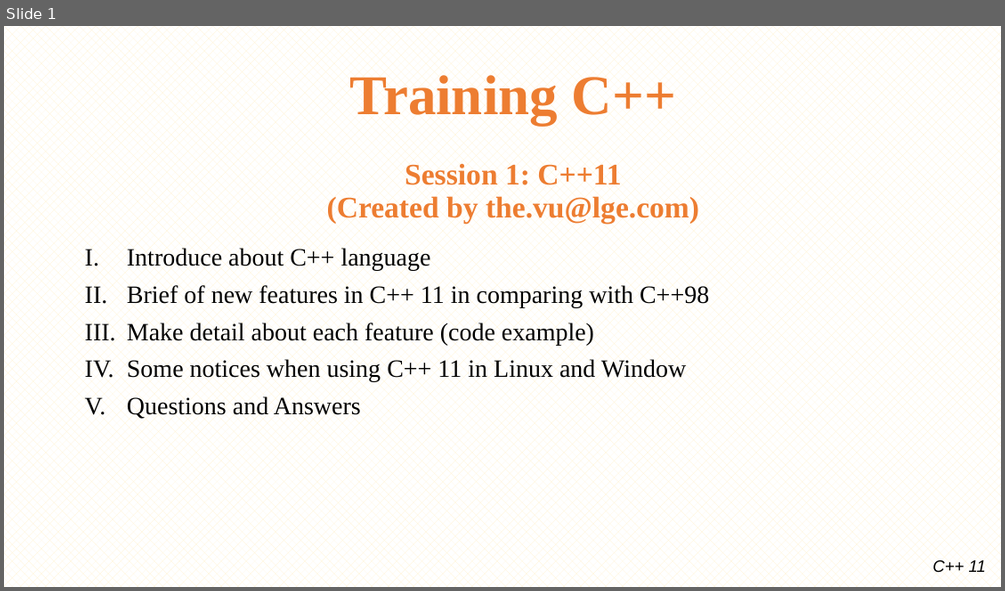
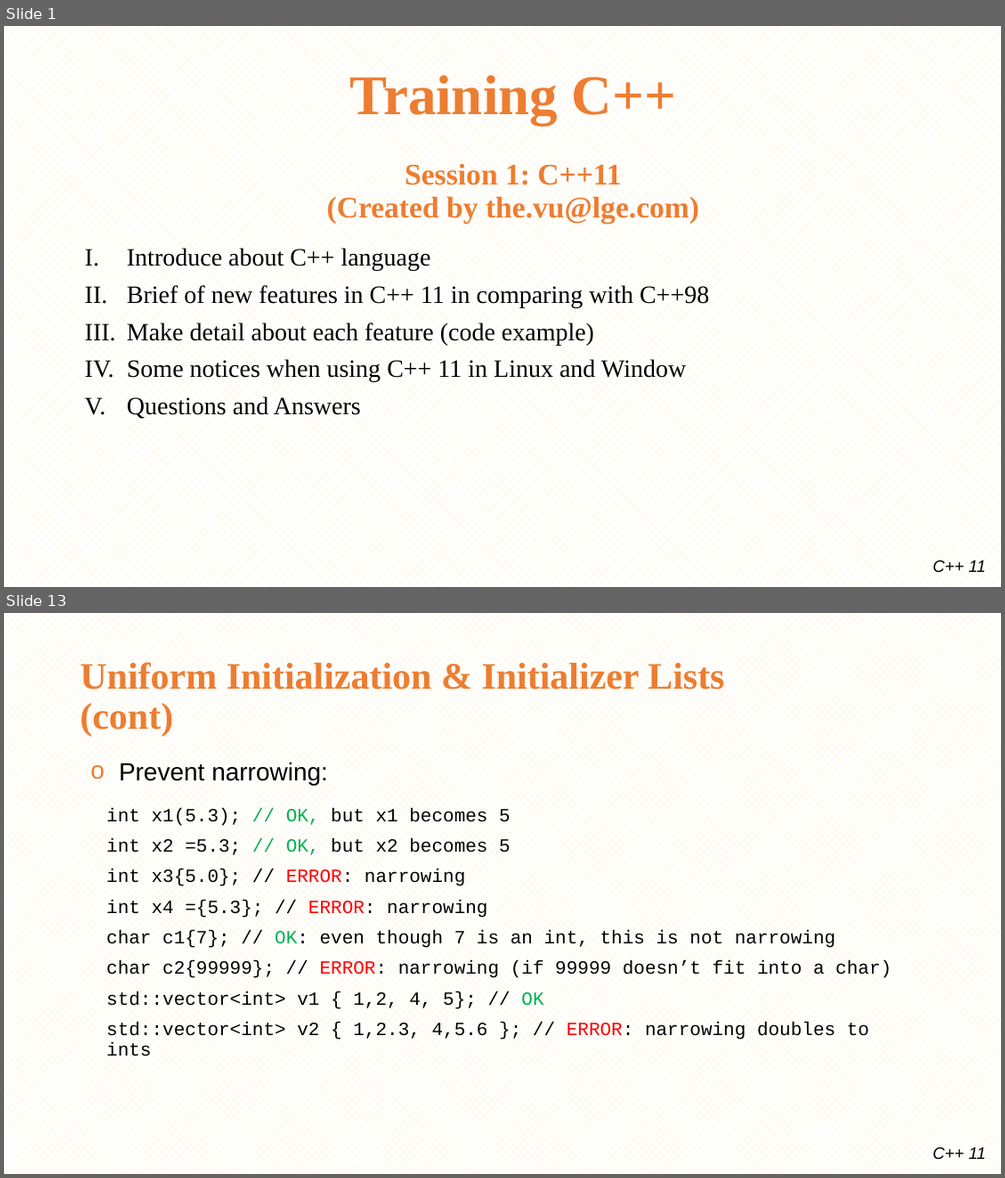
Before and after one commit to minhthedt/hello-world, a slide deck: Training/LG_Training_C++11.pptx. Shown one above the other, each under a label of ours: slide 1 before the commit, slides 1 and 13 after it; the slides between them are not shown. The pictures are 1005x591 and 1005x1178 pixels, drawn with LibreOffice and Linux fonts; fonts in the diff are those of the drawing; background and template pictures are left out. Boxes give left, top, right and bottom in pixels: in the first picture for what was removed or moved away, otherwise in the second. Text is boxed around its words. In the diff, an @@ line names an element or a change of style, - is before the commit and + after.

```diff
--- a/Training/LG_Training_C++11.pptx
+++ b/Training/LG_Training_C++11.pptx
@@ slide 13 added at [4, 613, 1001, 1174], background pattern #FFF2CC on #FFFFFF; not listed: 1 template element that a slide beside it also shows @@
@@ title added at [80, 662, 724, 736], 36 pt, text #ED7D31, bold @@
+Uniform Initialization & Initializer Lists
+(cont)
@@ text added at [119, 762, 328, 785], 24 pt, text #000000 @@
+o Prevent narrowing:
@@ text added at [106, 808, 891, 1056], 18 pt, text #000000 @@
+int x1(5.3); // OK, but x1 becomes 5
+int x2 =5.3; // OK, but x2 becomes 5
+int x3{5.0}; // ERROR: narrowing
+int x4 ={5.3}; // ERROR: narrowing
+char c1{7}; // OK: even though 7 is an int, this is not narrowing
+char c2{99999}; // ERROR: narrowing (if 99999 doesn’t fit into a char)
+std::vector<int> v1 { 1,2, 4, 5}; // OK
+std::vector<int> v2 { 1,2.3, 4,5.6 }; // ERROR: narrowing doubles to ints
```
Also in this commit, not shown: 4 slides changed, 34 other slides added, 9 slides removed, 21 other files.
